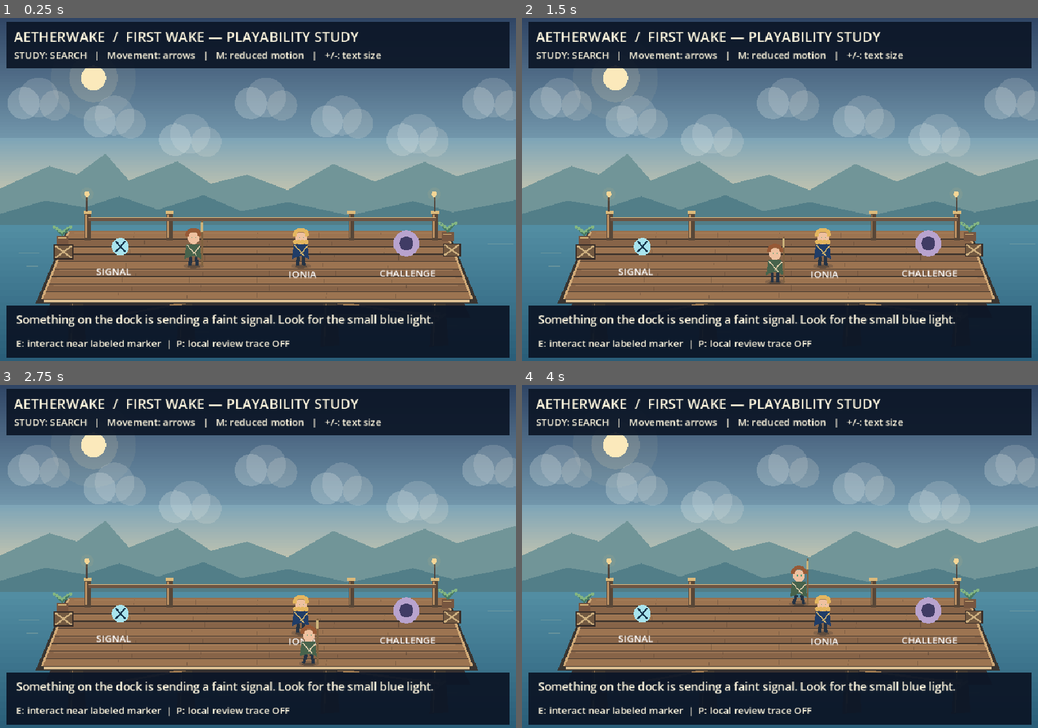
Above: before the commit, frames 1-4 (two rows, left to right).
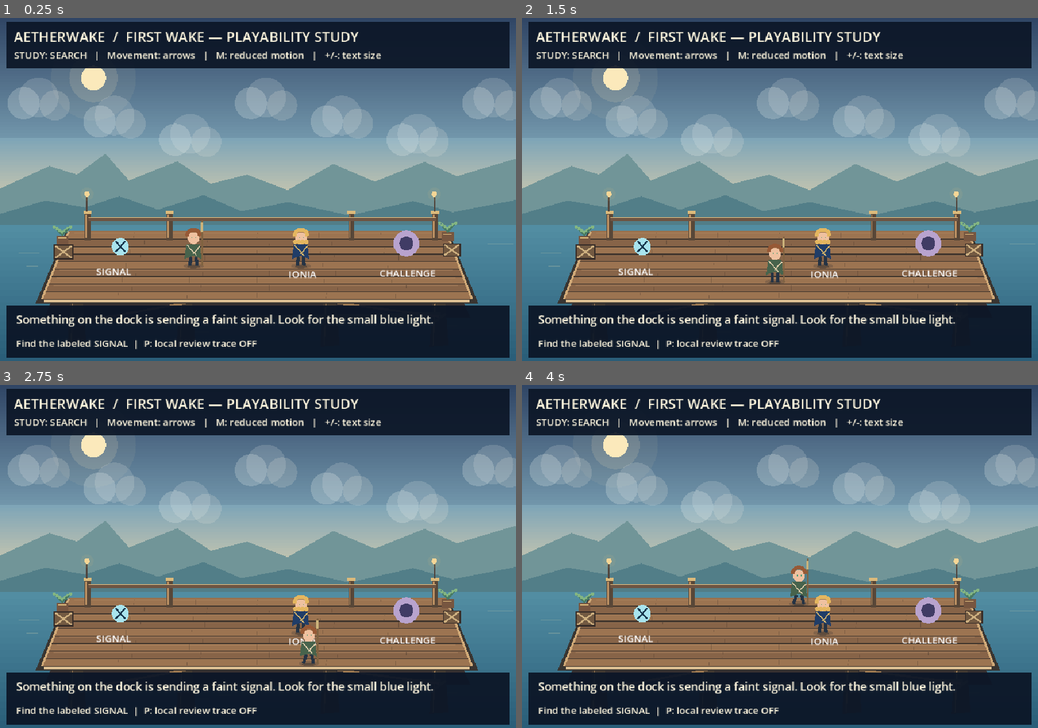
Above: after the commit, the same moments.

Repository: ndrorchestration/ToSailaStarrySky-jrpg
Game: Godot game, scene res://scenes/vertical_slice_review.tscn
Two runs of this game, one before a commit and one after it. Both use one fixed random seed, a clock stepped at 60 frames per second and the inputs below. This scene is started directly instead of the project's main scene.
Inputs:
- Up to frame 1 (0.25 s): no input
- Up to frame 2 (1.5 s): tap Enter at 0.5 s; hold Right (ui_right) 0.53-1.28 s; tap E at 0.6 s; hold Down (ui_down) from 1.28 s (still down); tap R at 1.35 s
- Up to frame 3 (2.75 s): tap Space at 2 s; release Down (ui_down) at 2.03 s; hold Right (ui_right) from 2.03 s (still down); tap V at 2.1 s
- Up to frame 4 (4 s): release Right (ui_right) at 2.78 s; hold Up (ui_up) 2.78-3.53 s; tap C at 2.85 s; hold Left (ui_left) from 3.53 s (still down); tap T at 3.6 s

The runs differ from the first frame. In frame 1, 0.7% of the frame differs, in the area x 3-57%, y 93-97%; in frame 2, 0.7%; in frame 3, 0.7%; in frame 4, 0.7%.

Commit message:
feat(godot): add stage-aware contextual interaction prompts

Diff:
--- a/godot/scripts/vertical_slice_review.gd
+++ b/godot/scripts/vertical_slice_review.gd
@@ -224,6 +224,19 @@
         elif stage == "return" and ender.global_position.distance_to(SIGNAL_POINT) <= 85.0:
             finish_at_dock()
 
+func context_prompt_text() -> String:
+    if ender == null:
+        return ""
+    if stage == "search":
+        return "E: Inspect the signal" if ender.global_position.distance_to(SIGNAL_POINT) <= 85.0 else "Find the labeled SIGNAL"
+    if stage == "meet":
+        return "E: Talk to Ionia" if ender.global_position.distance_to(IONIA_POINT) <= 85.0 else "Bring the clue to Ionia"
+    if stage == "approach":
+        return "E: Begin the signal challenge" if ender.global_position.distance_to(CHALLENGE_POINT) <= 85.0 else "Cross the dock to CHALLENGE"
+    if stage == "return":
+        return "E: See what changed" if ender.global_position.distance_to(SIGNAL_POINT) <= 85.0 else "Return to the SIGNAL"
+    return ""
+
 func _refresh_ui() -> void:
     if stage_label == null:
         return
@@ -236,7 +249,7 @@
     elif stage == "complete":
         hint.text = "Prototype complete. Choice and consequence shown; no save or story canon."
     else:
-        hint.text = "E: interact near labeled marker  |  P: local review trace %s" % ("ON" if trace_opt_in else "OFF")
+        hint.text = context_prompt_text() + "  |  P: local review trace %s" % ("ON" if trace_opt_in else "OFF")
 
 func _record(event_name: String) -> void:
     if trace_opt_in:
